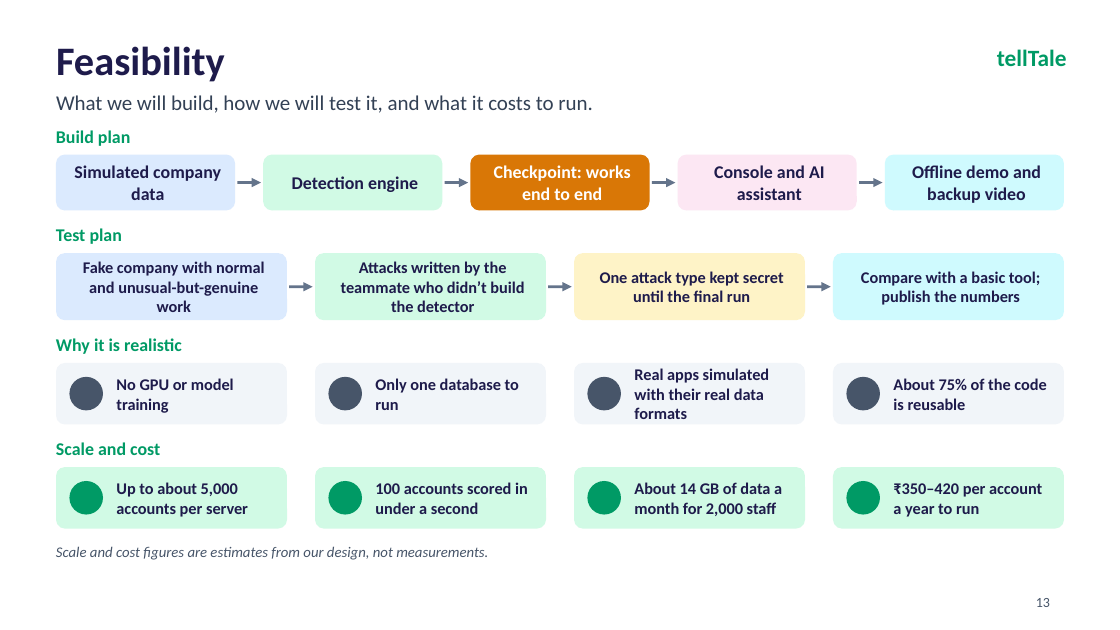
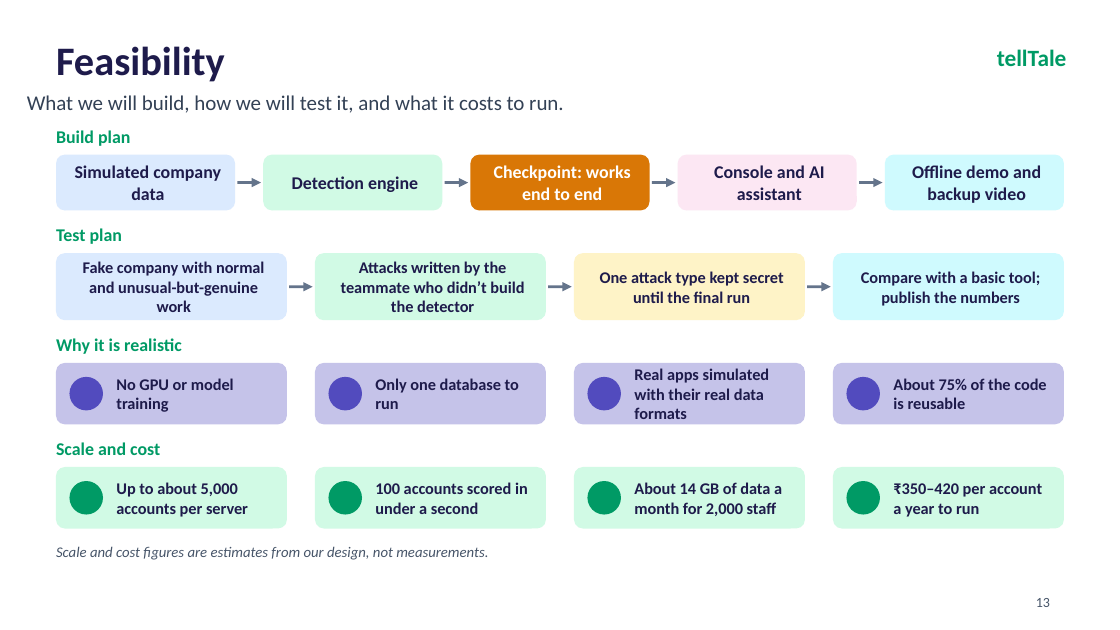
Before and after one commit to aaravgupta0202/telltale, a slide deck: slide 13 of tellTale_CyberForge_Deck.pptx. Drawn at 1120x630 pixels with LibreOffice and Linux fonts; fonts in the diff are those of the drawing; background and template pictures are left out. Boxes give left, top, right and bottom in pixels: in the first picture for what was removed or moved away, otherwise in the second. Text is boxed around its words. In the diff, an @@ line names an element or a change of style, - is before the commit and + after.

```diff
--- a/tellTale_CyberForge_Deck.pptx
+++ b/tellTale_CyberForge_Deck.pptx
@@ text "What we will build, how ..." moved from (x1=56, y1=95, x2=593, y2=113) to (x1=27, y1=95, x2=564, y2=113) @@
@@ text "What we will build, how ..." at (x1=27, y1=95, x2=564, y2=113): indent changed @@
@@ fill #F1F5F9 to #C5C3E9 in 4 elements at (x1=56, y1=363, x2=287, y2=424), (x1=315, y1=363, x2=545, y2=424), (x1=833, y1=363, x2=1064, y2=424), (x1=575, y1=363, x2=805, y2=424) @@
@@ fill #475569 to #524BBE in 4 elements at (x1=69, y1=376, x2=103, y2=410), (x1=328, y1=376, x2=362, y2=410), (x1=847, y1=376, x2=880, y2=410), (x1=587, y1=376, x2=620, y2=410) @@
```
Also in this commit, not shown: 16 other slides changed, 1 other file.
